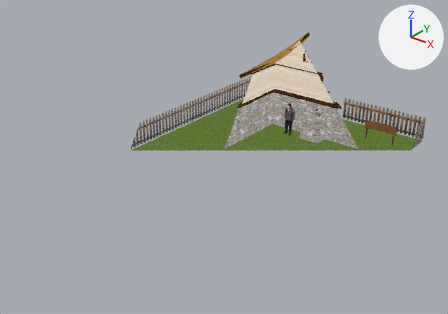
An edit to the glTF model assets/models/objects/casa_model01.glb, drawn before and after from the same camera.
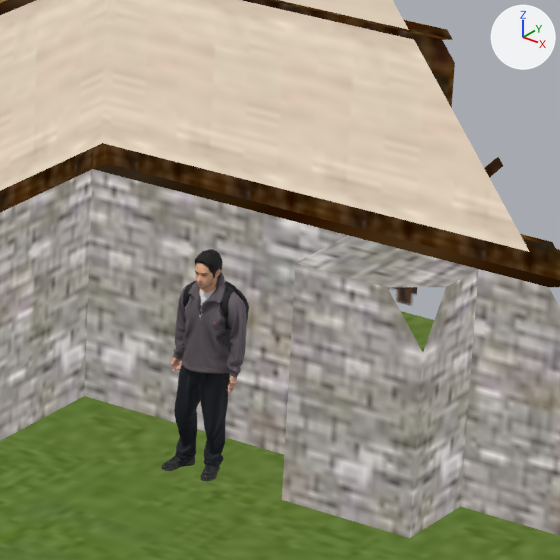
Each version is shown whole from a camera (50 mm lens) standing at (17.28, -23.14, 14.53) and looking at (-0.04, -1.49, 1.11), then close up on the part from 58% to 75% of the width and 22% to 47% of the height. The lights are fixed; the arrows at upper right show +X, +Y and +Z. The last two pictures show the newer version. Everything nearer to the camera than a plane just in front of the edit is cut away. Where no turn or scale is listed for an object, it has been applied to the vertices.
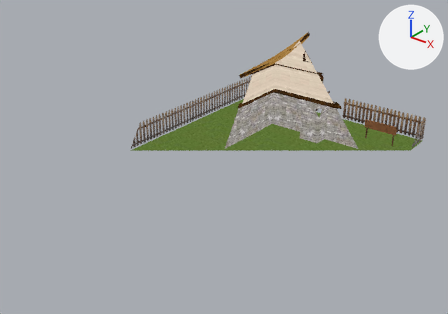
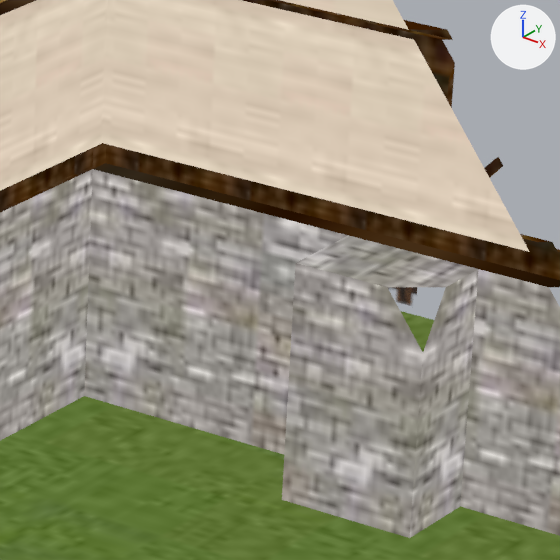
Where the change shows, as pixel boxes (x1, y1, x2, y2) in the close-ups (560 x 560 px):
'Mesh_0', deleted
    before: (161, 249, 249, 481)

Diff of the bpy script that builds the scene:
```diff
--- a/assets/models/objects/casa_model01.glb.py
+++ b/assets/models/objects/casa_model01.glb.py
@@ ob_mesh_0 @@
-ob_mesh_0 = bpy.data.objects.new('Mesh_0', me_mesh_0_001)
-ob_mesh_0.location = (-0.467, 5.046, 0.0)
```
